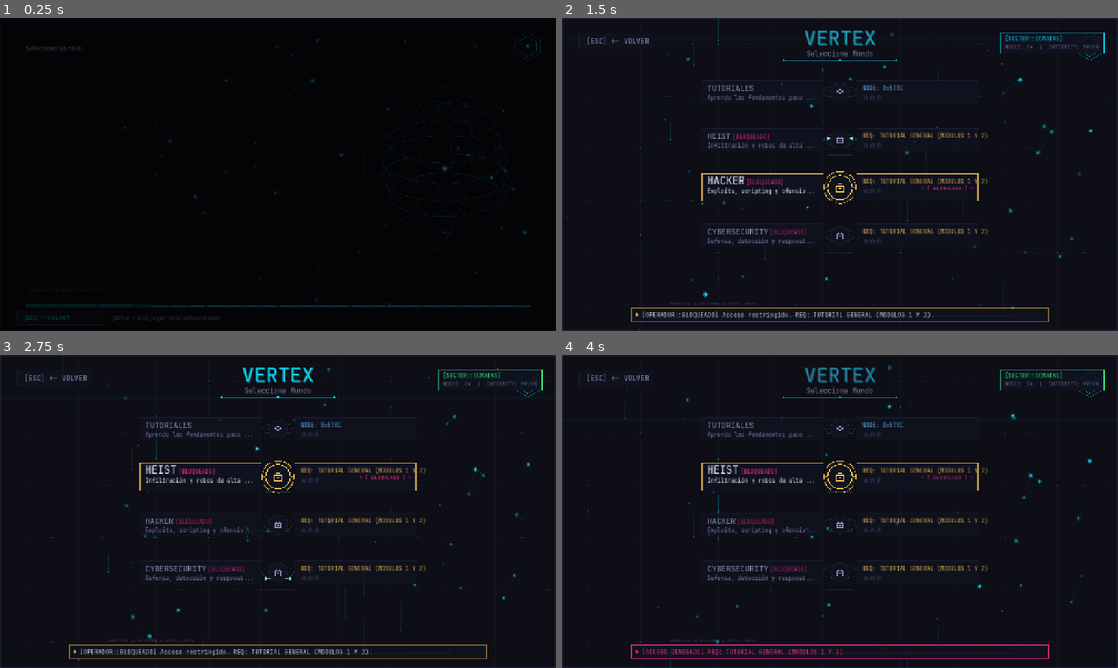
Above: before the commit, frames 1-4 (two rows, left to right).
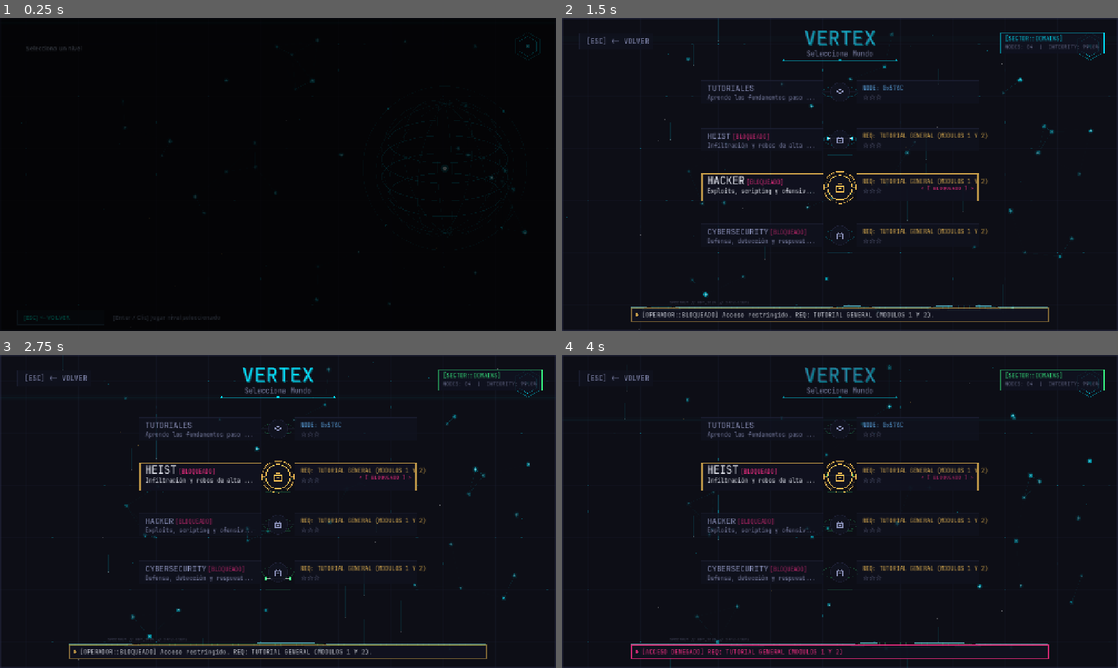
Above: after the commit, the same moments.

Repository: Laeoon/vertex
Game: Godot game, scene res://juego/system/level_select_screen.tscn
Two runs of this game, one before a commit and one after it. Both use one fixed random seed, a clock stepped at 60 frames per second and the inputs below. This scene is started directly instead of the project's main scene.
Inputs (mouse positions are in pixels of both pictures, inside the frame that each line leads up to):
- Up to frame 1 (0.25 s): no input
- Up to frame 2 (1.5 s): tap Enter at 0.5, 0.6 s; move the mouse to (962, 158) at 0.52 s; hold Right 0.53-1.25 s; click (962, 158) at 0.67 s; tap Space at 0.77 s; drag from (728, 190) to (812, 237) at 1.27 s
- Up to frame 3 (2.75 s): move the mouse to (333, 442) at 2.02 s; hold Right from 2.03 s (still down); tap N at 2.1 s
- Up to frame 4 (4 s): release Right at 2.75 s; drag from (812, 574) to (673, 464) at 2.77 s; move the mouse to (1006, 558) at 3.52 s; hold Left from 3.53 s (still down); tap Backspace at 3.6 s; tap Space at 3.77 s

The runs differ from the first frame. In frame 1, 0.5% of the frame differs, in the area x 4-96%, y 91-93%; in frame 2, 0.4%; in frame 3, 0.4%; in frame 4, 0.2%.

Commit message:
refactor(audio): align audio waveform with level track and boost dynamic range with decibel scaling
- Switch AudioEffectSpectrumAnalyzer processing to decibel logarithmic scale (-52 dB dynamic range) for vigorous live response
- Redesign AudioSpectrumVisualizer to render a dense symmetrical soundwave envelope along the horizontal level track
- Align waveform position and height directly behind subway connection line and node sequence (matching concept reference)
- Add direct AudioServer polling fallback and multi-layered traveling harmonic wave so background stays organic and alive
- Verified 45/45 suites passing in Godot Headless

Diff:
--- a/core/autoloads/audio_manager.gd
+++ b/core/autoloads/audio_manager.gd
@@ -112,32 +112,39 @@
 
 
 func _ensure_spectrum_analyzer() -> void:
-	var m_idx := AudioServer.get_bus_index("Music")
-	if m_idx == -1:
-		return
-	for i in range(AudioServer.get_bus_effect_count(m_idx)):
-		if AudioServer.get_bus_effect(m_idx, i) is AudioEffectSpectrumAnalyzer:
-			return
-	var spectrum := AudioEffectSpectrumAnalyzer.new()
-	spectrum.buffer_length = 0.15
-	spectrum.fft_size = AudioEffectSpectrumAnalyzer.FFT_SIZE_1024
-	AudioServer.add_bus_effect(m_idx, spectrum)
-
-
-## Retorna la instancia activa del analizador de espectro en el bus Music, o null si no está disponible.
+	for bus_name in ["Music", "Master"]:
+		var b_idx := AudioServer.get_bus_index(bus_name)
+		if b_idx == -1:
+			continue
+		var has_spectrum := false
+		for i in range(AudioServer.get_bus_effect_count(b_idx)):
+			if AudioServer.get_bus_effect(b_idx, i) is AudioEffectSpectrumAnalyzer:
+				has_spectrum = true
+				break
+		if not has_spectrum:
+			var spectrum := AudioEffectSpectrumAnalyzer.new()
+			spectrum.buffer_length = 0.15
+			spectrum.fft_size = AudioEffectSpectrumAnalyzer.FFT_SIZE_1024
+			AudioServer.add_bus_effect(b_idx, spectrum)
+
+
+## Retorna la instancia activa del analizador de espectro (Music o Master), o null si no está disponible.
 func get_spectrum_instance() -> AudioEffectSpectrumAnalyzerInstance:
-	var m_idx := AudioServer.get_bus_index("Music")
-	if m_idx == -1:
-		return null
-	for i in range(AudioServer.get_bus_effect_count(m_idx)):
-		if AudioServer.get_bus_effect(m_idx, i) is AudioEffectSpectrumAnalyzer:
-			return AudioServer.get_bus_effect_instance(m_idx, i)
+	for bus_name in ["Music", "Master"]:
+		var b_idx := AudioServer.get_bus_index(bus_name)
+		if b_idx == -1:
+			continue
+		for i in range(AudioServer.get_bus_effect_count(b_idx)):
+			if AudioServer.get_bus_effect(b_idx, i) is AudioEffectSpectrumAnalyzer:
+				var inst = AudioServer.get_bus_effect_instance(b_idx, i)
+				if inst != null:
+					return inst
 	return null
 
 
-## Retorna un array con las magnitudes (0.0..1.0) para N bandas de frecuencia.
+## Retorna un array con las magnitudes en escala decibélica (0.0..1.0) para N bandas de frecuencia.
 ## Si corre en headless o con driver dummy, retorna ceros sin crashear.
-func get_spectrum_magnitudes(bands: int = 16, min_freq: float = 20.0, max_freq: float = 10000.0) -> PackedFloat32Array:
+func get_spectrum_magnitudes(bands: int = 16, min_freq: float = 24.0, max_freq: float = 11000.0) -> PackedFloat32Array:
 	var result := PackedFloat32Array()
 	result.resize(bands)
 	var spectrum := get_spectrum_instance()
@@ -150,8 +157,14 @@
 		var f_low := f_min * pow(f_max / f_min, float(b) / float(bands))
 		var f_high := f_min * pow(f_max / f_min, float(b + 1) / float(bands))
 		var mag_vec: Vector2 = spectrum.get_magnitude_for_frequency_range(f_low, f_high)
-		var val := clampf((mag_vec.x + mag_vec.y) * 0.5 * 3.5, 0.0, 1.0)
-		result[b] = val
+		var mag_len := mag_vec.length()
+		if mag_len < 0.00005:
+			result[b] = 0.0
+		else:
+			var db := linear_to_db(mag_len)
+			# Rango dinámico sensible: de -50 dB (silencio) a 0 dB (pico)
+			var energy := clampf((db + 50.0) / 50.0, 0.0, 1.0)
+			result[b] = energy
 	return result
 
 
--- a/juego/system/level_select_screen.gd
+++ b/juego/system/level_select_screen.gd
@@ -129,18 +129,21 @@
 	var vp: Vector2 = get_viewport_rect().size
 	_cyber_bg.draw(self, vp)
 
-	var theme_col: Color
-	match world_id:
-		"heist":
-			theme_col = Color("00e676")
-		"hacker":
-			theme_col = Color("00e5ff")
-		"cybersecurity":
-			theme_col = Color("ffb300")
-		_:
-			theme_col = Color("00e5ff")
-	var viz_rect := Rect2(60.0, vp.y - 105.0, vp.x - 120.0, 50.0)
-	_spectrum_viz.draw(self, viz_rect, theme_col, font, true, 0.6)
+	# 1. Onda de audio reactiva y simétrica a lo largo del riel de nodos (estilo pizarra)
+	if level_nodes.size() > 0:
+		var first_pos := _get_node_position(level_nodes[0], 0)
+		var last_pos := _get_node_position(level_nodes[level_nodes.size() - 1], level_nodes.size() - 1)
+		var theme_col := Color("00f5d4")
+		match world_id:
+			"heist":
+				theme_col = Color("00f5d4")
+			"hacker":
+				theme_col = Color("00e5ff")
+			"cybersecurity":
+				theme_col = Color("ffb300")
+			_:
+				theme_col = Color("00f5d4")
+		_spectrum_viz.draw_track_waveform(self, first_pos, last_pos, theme_col, 85.0, 110, 0.85)
 
 	draw_string(font, Vector2(60, 50), world_title, HORIZONTAL_ALIGNMENT_LEFT, -1, big_font_size, Color(0.0, 1.0, 0.83))
 	draw_string(font, Vector2(60, 75), "Selecciona un nivel", HORIZONTAL_ALIGNMENT_LEFT, -1, small_font_size, Color(0.7, 0.75, 0.85))
--- a/juego/ui/audio_spectrum_visualizer.gd
+++ b/juego/ui/audio_spectrum_visualizer.gd
@@ -2,16 +2,16 @@
 
 ## AudioSpectrumVisualizer
 ## Renderizador vectorial táctico de telemetría y espectro de audio reactivo para VERTEX.
-## Muestra barras de ecualización cibernética, picos de atenuación balística y ondas continuas.
-## Seguro para entornos headless y fallback a onda orgánica sutil cuando no hay audio activo.
+## Diseñado para alinearse a lo largo del riel de conexión de niveles (onda simétrica horizontal).
+## Lee directamente de AudioServer (Music/Master) con conversión decibélica de alta sensibilidad.
 
 const BrandClass = preload("res://juego/ui/brand.gd")
 
-var band_count: int = 24
+var band_count: int = 32
 var min_freq: float = 24.0
 var max_freq: float = 11050.0
-var smooth_speed: float = 14.0
-var peak_decay_speed: float = 0.75
+var smooth_speed: float = 18.0
+var peak_decay_speed: float = 0.65
 var idle_wave_enabled: bool = true
 
 var _current_mags: PackedFloat32Array = PackedFloat32Array()
@@ -19,7 +19,7 @@
 var _time: float = 0.0
 
 
-func _init(p_band_count: int = 24) -> void:
+func _init(p_band_count: int = 32) -> void:
 	band_count = maxi(8, p_band_count)
 	_current_mags.resize(band_count)
 	_peak_mags.resize(band_count)
@@ -31,31 +31,29 @@
 func update(delta: float) -> void:
 	_time += delta
 
-	var raw_mags := PackedFloat32Array()
-	var am = Engine.get_main_loop().root.get_node_or_null("/root/AudioManager") if Engine.get_main_loop() else null
-	if am != null and am.has_method("get_spectrum_magnitudes"):
-		raw_mags = am.get_spectrum_magnitudes(band_count, min_freq, max_freq)
-
+	var raw_mags := _fetch_magnitudes_from_audio_server()
 	var has_audio := false
-	if raw_mags.size() == band_count:
-		for v in raw_mags:
-			if v > 0.005:
-				has_audio = true
-				break
+	for v in raw_mags:
+		if v > 0.02:
+			has_audio = true
+			break
 
 	for i in range(band_count):
 		var target_val: float = 0.0
+		var t := float(i) / float(band_count - 1)
+
 		if has_audio and raw_mags.size() == band_count:
+			# Escalar y dar cuerpo al espectro en vivo
 			target_val = raw_mags[i]
 		elif idle_wave_enabled:
-			# Onda orgánica sutil de standby cuando no hay música o en headless
-			var phase := float(i) / float(band_count) * PI * 2.0
-			var sine_1 := sin(_time * 2.0 + phase) * 0.07
-			var sine_2 := cos(_time * 1.2 - phase * 1.5) * 0.04
-			target_val = clampf(0.08 + sine_1 + sine_2, 0.02, 0.22)
+			# Onda orgánica multicapa viajera para que siempre esté viva y en movimiento
+			var w1 := sin(_time * 2.8 + t * 9.0) * 0.16
+			var w2 := cos(_time * 1.6 - t * 14.0) * 0.10
+			var w3 := sin(_time * 4.2 + t * 24.0) * 0.06
+			target_val = clampf(0.12 + w1 + w2 + w3, 0.03, 0.40)
 
-		# Suavizado de ataque y decaimiento
-		var spd := smooth_speed * (2.2 if target_val > _current_mags[i] else 1.0)
+		# Interpolar suavemente
+		var spd := smooth_speed * (2.5 if target_val > _current_mags[i] else 1.2)
 		_current_mags[i] = lerpf(_current_mags[i], target_val, clampf(spd * delta, 0.0, 1.0))
 
 		# Picos balísticos
@@ -65,7 +63,110 @@
 			_peak_mags[i] = maxf(0.0, _peak_mags[i] - peak_decay_speed * delta)
 
 
-## Dibuja el espectro táctico en el CanvasItem dado dentro del Rect2 especificado.
+func _fetch_magnitudes_from_audio_server() -> PackedFloat32Array:
+	var result := PackedFloat32Array()
+	result.resize(band_count)
+
+	# Buscar analizador en Music o Master directamente en AudioServer
+	for bus_name in ["Music", "Master"]:
+		var b_idx := AudioServer.get_bus_index(bus_name)
+		if b_idx == -1:
+			continue
+		for i in range(AudioServer.get_bus_effect_count(b_idx)):
+			if AudioServer.get_bus_effect(b_idx, i) is AudioEffectSpectrumAnalyzer:
+				var inst = AudioServer.get_bus_effect_instance(b_idx, i)
+				if inst != null:
+					var f_min := maxf(20.0, min_freq)
+					var f_max := maxf(f_min + 10.0, max_freq)
+					for b in range(band_count):
+						var f_low := f_min * pow(f_max / f_min, float(b) / float(band_count))
+						var f_high := f_min * pow(f_max / f_min, float(b + 1) / float(band_count))
+						var mag_vec: Vector2 = inst.get_magnitude_for_frequency_range(f_low, f_high)
+						var l := mag_vec.length()
+						if l < 0.00004:
+							result[b] = 0.0
+						else:
+							var db := linear_to_db(l)
+							# Rango dinámico sensible de -52 dB a 0 dB
+							result[b] = clampf((db + 52.0) / 52.0, 0.0, 1.0)
+					return result
+	return result
+
+
+## Dibuja la onda simétrica centrada a lo largo del riel horizontal de nodos (idéntica a la referencia de pizarrón).
+func draw_track_waveform(
+	canvas: CanvasItem,
+	from_pos: Vector2,
+	to_pos: Vector2,
+	theme_color: Color = Color("00e5ff"),
+	max_amplitude: float = 85.0,
+	slice_count: int = 110,
+	alpha_mult: float = 1.0
+) -> void:
+	var center_y := (from_pos.y + to_pos.y) * 0.5
+	var padding_x := 80.0
+	var start_x := minf(from_pos.x, to_pos.x) - padding_x
+	var end_x := maxf(from_pos.x, to_pos.x) + padding_x
+	var total_span := maxf(10.0, end_x - start_x)
+
+	var top_pts: PackedVector2Array = PackedVector2Array()
+	var bot_pts: PackedVector2Array = PackedVector2Array()
+	var inner_top_pts: PackedVector2Array = PackedVector2Array()
+	var inner_bot_pts: PackedVector2Array = PackedVector2Array()
+
+	var dx := total_span / float(slice_count - 1)
+
+	# 1. Dibujar barras verticales simétricas densas
+	for i in range(slice_count):
+		var t := float(i) / float(slice_count - 1)
+		var x := start_x + float(i) * dx
+
+		# Mapear al espectro de frecuencias interpolado
+		var band_f := t * float(band_count - 1)
+		var b_idx0 := clampi(int(floor(band_f)), 0, band_count - 1)
+		var b_idx1 := clampi(b_idx0 + 1, 0, band_count - 1)
+		var frac := band_f - float(b_idx0)
+
+		var m0 := _current_mags[b_idx0] if b_idx0 < _current_mags.size() else 0.0
+		var m1 := _current_mags[b_idx1] if b_idx1 < _current_mags.size() else 0.0
+		var mag := lerpf(m0, m1, frac)
+
+		# Modular con armónicos viajeros de alta frecuencia
+		var ripple := sin(_time * 3.6 + t * 16.0) * 0.08 + cos(_time * 2.2 - t * 24.0) * 0.05
+		var energy := clampf(mag + ripple, 0.04, 1.0)
+
+		# Suavizar caída en los extremos izquierdo y derecho
+		var edge_fade := sin(t * PI)
+		edge_fade = pow(edge_fade, 0.6) # Curva suave
+		var h := energy * max_amplitude * edge_fade
+		h = maxf(h, 2.0)
+
+		var top_y := center_y - h
+		var bot_y := center_y + h
+
+		# Guardar contornos
+		top_pts.append(Vector2(x, top_y))
+		bot_pts.append(Vector2(x, bot_y))
+		inner_top_pts.append(Vector2(x, center_y - h * 0.45))
+		inner_bot_pts.append(Vector2(x, center_y + h * 0.45))
+
+		# Líneas verticales del ecualizador
+		var bar_alpha := clampf((0.20 + energy * 0.55) * alpha_mult * edge_fade, 0.05, 0.85)
+		var bar_col := BrandClass.with_alpha(theme_color, bar_alpha)
+		canvas.draw_line(Vector2(x, top_y), Vector2(x, bot_y), bar_col, 1.6)
+
+	# 2. Contorno superior e inferior brillante (líneas de envolvente)
+	var glow_col := BrandClass.with_alpha(Color("7bf1ff") if theme_color.g > 0.8 else theme_color.lightened(0.35), 0.85 * alpha_mult)
+	var inner_col := BrandClass.with_alpha(theme_color, 0.40 * alpha_mult)
+
+	for j in range(top_pts.size() - 1):
+		canvas.draw_line(top_pts[j], top_pts[j + 1], glow_col, 1.8)
+		canvas.draw_line(bot_pts[j], bot_pts[j + 1], glow_col, 1.8)
+		canvas.draw_line(inner_top_pts[j], inner_top_pts[j + 1], inner_col, 1.0)
+		canvas.draw_line(inner_bot_pts[j], inner_bot_pts[j + 1], inner_col, 1.0)
+
+
+## Dibuja el espectro en un rectángulo de menú (para WorldSelectRenderer)
 func draw(
 	canvas: CanvasItem,
 	rect: Rect2,
@@ -77,50 +178,14 @@
 	if rect.size.x <= 10.0 or rect.size.y <= 10.0:
 		return
 
-	var gap := 4.0
-	var total_gaps := gap * float(band_count - 1)
-	var bar_w := maxf(2.0, (rect.size.x - total_gaps) / float(band_count))
-	var base_y := rect.position.y + rect.size.y
-	var max_h := rect.size.y - (20.0 if show_labels else 4.0)
+	var center_y := rect.position.y + rect.size.y * 0.5
+	var start_pos := Vector2(rect.position.x, center_y)
+	var end_pos := Vector2(rect.position.x + rect.size.x, center_y)
+	draw_track_waveform(canvas, start_pos, end_pos, theme_color, rect.size.y * 0.45, 80, alpha_mult)
 
-	# 1. Fondo sutil de contención
-	canvas.draw_rect(rect, BrandClass.with_alpha(BrandClass.PANEL_SOLID, 0.25 * alpha_mult))
-	canvas.draw_line(Vector2(rect.position.x, base_y), Vector2(rect.position.x + rect.size.x, base_y), BrandClass.with_alpha(theme_color, 0.35 * alpha_mult), 1.0)
-
-	# 2. Puntos para la curva de onda continua superior
-	var wave_pts: PackedVector2Array = PackedVector2Array()
-
-	for i in range(band_count):
-		var bx := rect.position.x + float(i) * (bar_w + gap)
-		var val := _current_mags[i] if i < _current_mags.size() else 0.0
-		var peak := _peak_mags[i] if i < _peak_mags.size() else 0.0
-
-		var bar_h := clampf(val * max_h, 3.0, max_h)
-		var bar_rect := Rect2(bx, base_y - bar_h, bar_w, bar_h)
-
-		# Barra con gradiente conceptual (cuerpo con opacidad modulada)
-		var b_col := BrandClass.with_alpha(theme_color, (0.25 + val * 0.55) * alpha_mult)
-		canvas.draw_rect(bar_rect, b_col)
-		canvas.draw_rect(bar_rect, BrandClass.with_alpha(theme_color, 0.7 * alpha_mult), false, 1.0)
-
-		# Cap de pico flotante
-		var peak_y := base_y - clampf(peak * max_h, 3.0, max_h)
-		var peak_col := BrandClass.with_alpha(Color.WHITE if val > 0.6 else theme_color, 0.9 * alpha_mult)
-		canvas.draw_line(Vector2(bx, peak_y), Vector2(bx + bar_w, peak_y), peak_col, 1.8)
-
-		# Acumulación de punto de onda
-		wave_pts.append(Vector2(bx + bar_w * 0.5, peak_y))
-
-	# 3. Trazo continuo de onda táctica sobre los picos
-	if wave_pts.size() >= 2:
-		for j in range(wave_pts.size() - 1):
-			canvas.draw_line(wave_pts[j], wave_pts[j + 1], BrandClass.with_alpha(theme_color, 0.5 * alpha_mult), 1.2)
-
-	# 4. Etiqueta táctica de telemetría
 	if show_labels and font != null:
-		var telemetry_text := "AUDIO FFT // 24 BANDS // %dHz - %dkHz" % [int(min_freq), int(max_freq / 1000.0)]
-		var f_sz := 9
-		canvas.draw_string(font, Vector2(rect.position.x + 8.0, rect.position.y + 14.0), telemetry_text, HORIZONTAL_ALIGNMENT_LEFT, -1, f_sz, BrandClass.with_alpha(BrandClass.TEXT_DIM, 0.7 * alpha_mult))
+		var telemetry_text := "SPECTRUM // FFT_1024 // 24Hz-11kHz"
+		canvas.draw_string(font, Vector2(rect.position.x + 8.0, rect.position.y + 12.0), telemetry_text, HORIZONTAL_ALIGNMENT_LEFT, -1, 9, BrandClass.with_alpha(BrandClass.TEXT_DIM, 0.65 * alpha_mult))
 
 
 func get_magnitudes() -> PackedFloat32Array:
--- a/tests/system/test_audio_spectrum_visualizer.gd
+++ b/tests/system/test_audio_spectrum_visualizer.gd
@@ -85,9 +85,10 @@
 	# Probar dibujo legítimo dentro del ciclo NOTIFICATION_DRAW
 	dummy.draw.connect(func():
 		viz.draw(dummy, Rect2(40.0, 500.0, 800.0, 160.0), Color.CYAN, null, true)
+		viz.draw_track_waveform(dummy, Vector2(100.0, 300.0), Vector2(700.0, 300.0), Color.CYAN, 80.0, 64)
 	)
 	dummy.notification(CanvasItem.NOTIFICATION_DRAW)
-	_assert(true, "Draw inside NOTIFICATION_DRAW succeeds cleanly without engine error")
+	_assert(true, "Draw and draw_track_waveform inside NOTIFICATION_DRAW succeed cleanly without engine error")
 
 	dummy.queue_free()
 
